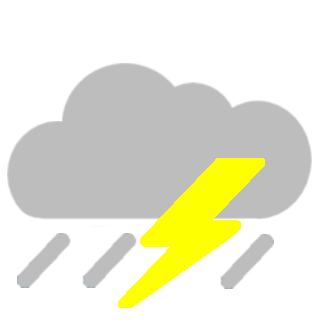
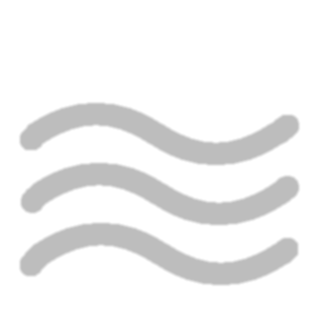
Before/after of a 320 x 320 layered artwork. What changed in the layer stack:
showed group "Fog" (1 layers) over box(7, 63, 312, 308)
hid group "Thunder" (1st of 2, in "Weather") (3 layers) over box(7, 63, 312, 308)
painted on "Thunder" (2nd of 2, in "Weather" › "Thunder") over box(7, 63, 312, 308)
painted on "Lines" (2nd of 6, in "Weather" › "Thunder") over box(7, 159, 312, 308)
